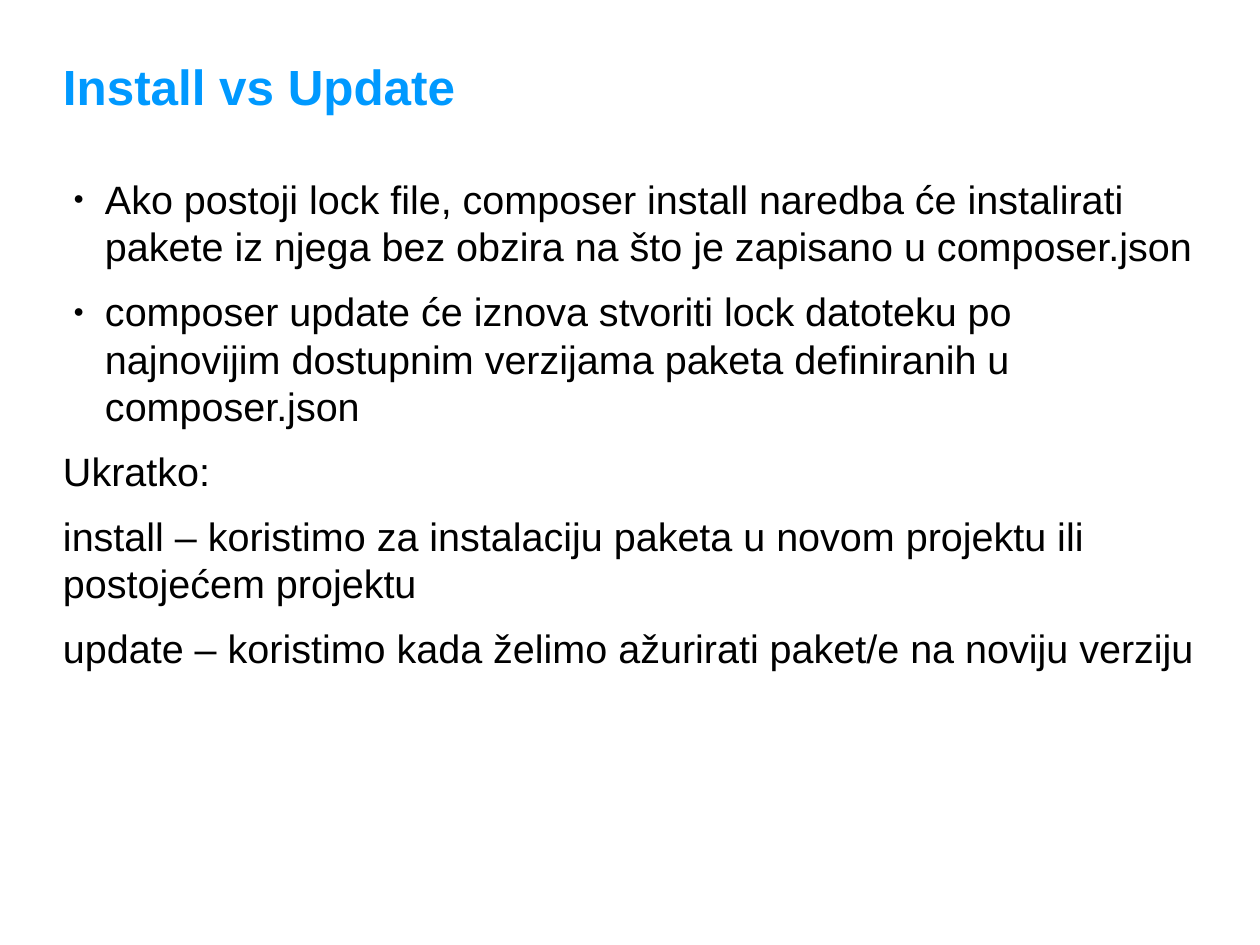
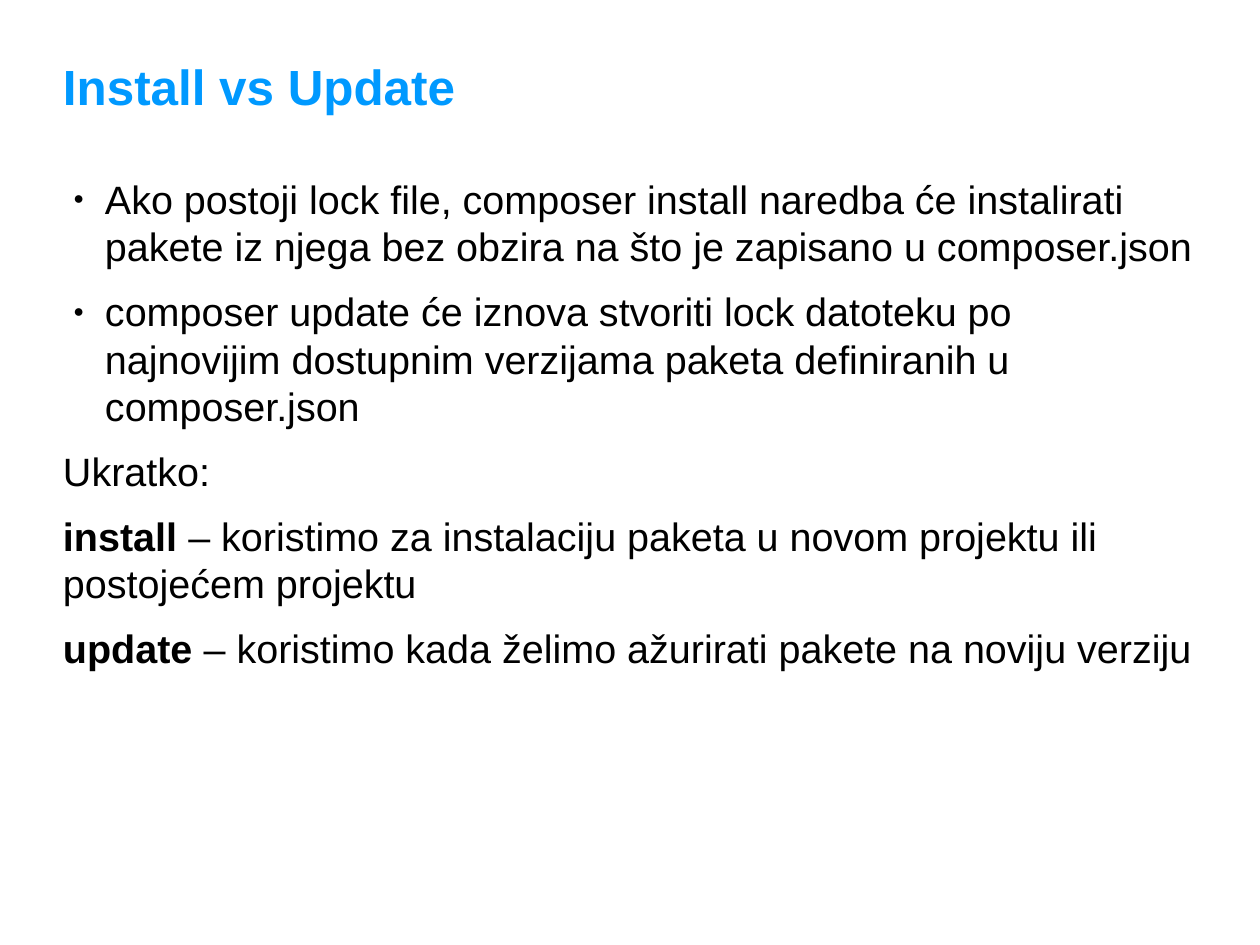
Before and after one commit to adriatichr/php-academy, a slide deck: slide 13 of predavanja/15 Composer i PHP Autoloading.odp. Drawn at 1260x945 pixels with LibreOffice and Linux fonts; fonts in the diff are those of the drawing; background and template pictures are left out. Boxes give left, top, right and bottom in pixels: in the first picture for what was removed or moved away, otherwise in the second. Text is boxed around its words. In the diff, an @@ line names an element or a change of style, - is before the commit and + after.

```diff
--- a/predavanja/15 Composer i PHP Autoloading.odp
+++ b/predavanja/15 Composer i PHP Autoloading.odp
@@ text at <box>63,522,1097,606</box>: bold on in "install" @@
@@ text at <box>63,634,1191,671</box>: text changed @@
-update – koristimo kada želimo ažurirati paket/e na noviju verziju
+update – koristimo kada želimo ažurirati pakete na noviju verziju
```
Also in this commit, not shown: 3 other slides changed, 1 slide removed.
